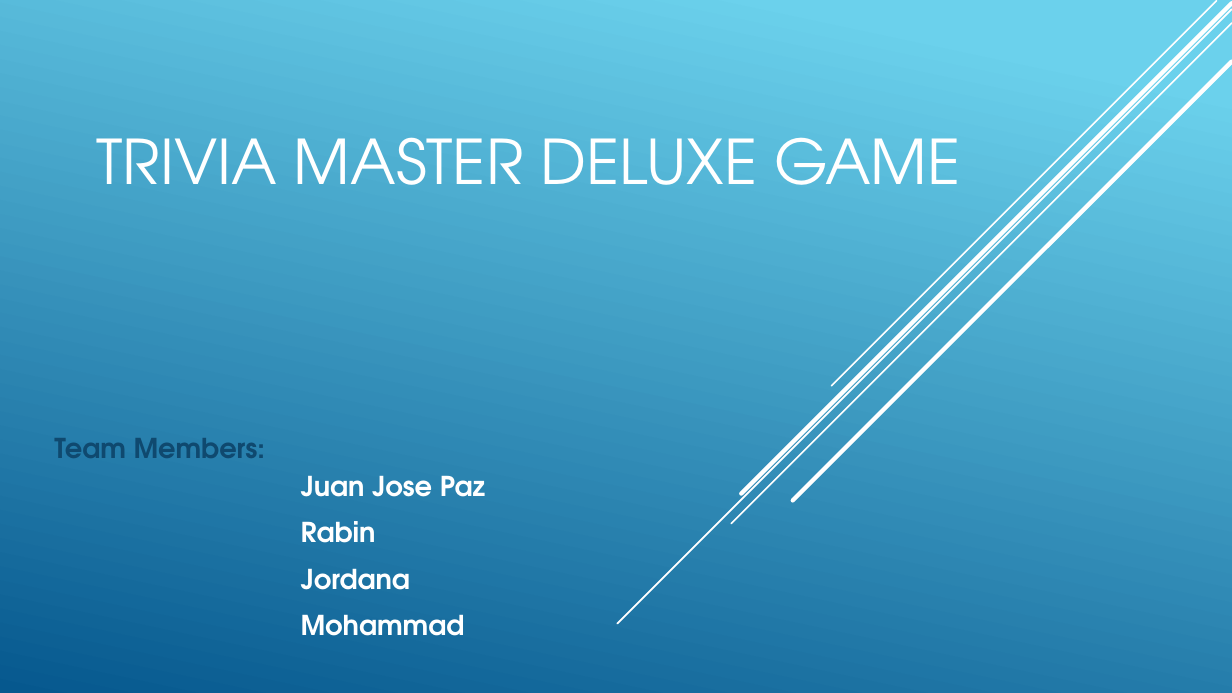
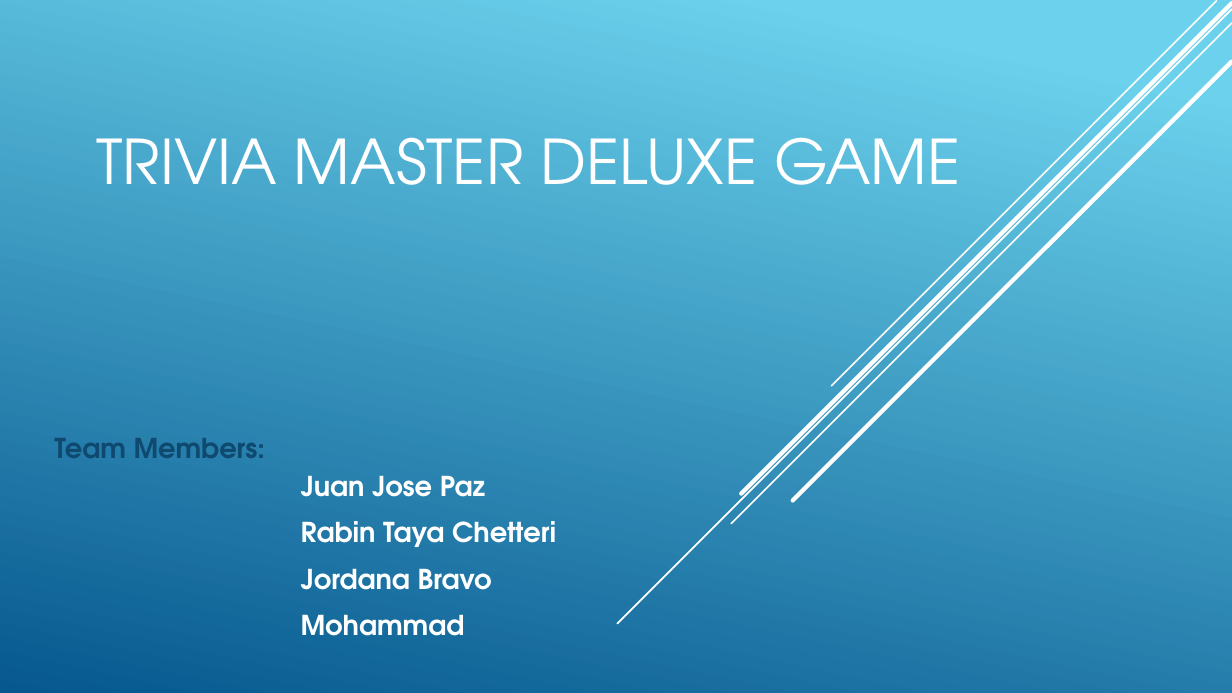
Before and after one commit to rrayachhetri/Phase-1-Project, a slide deck: slide 1 of PowerPoint Persentation .pptx. Drawn at 1232x693 pixels with LibreOffice and Linux fonts; fonts in the diff are those of the drawing. Boxes give left, top, right and bottom in pixels: in the first picture for what was removed or moved away, otherwise in the second. Text is boxed around its words. In the diff, an @@ line names an element or a change of style, - is before the commit and + after.

```diff
--- a/PowerPoint Persentation .pptx
+++ b/PowerPoint Persentation .pptx
@@ subtitle at [301, 521, 556, 590]: text changed @@
-        Rabin
-        Jordana
+        Rabin Taya Chetteri
+        Jordana Bravo
```
Also in this commit, not shown: 4 other slides changed, 8 other files.
